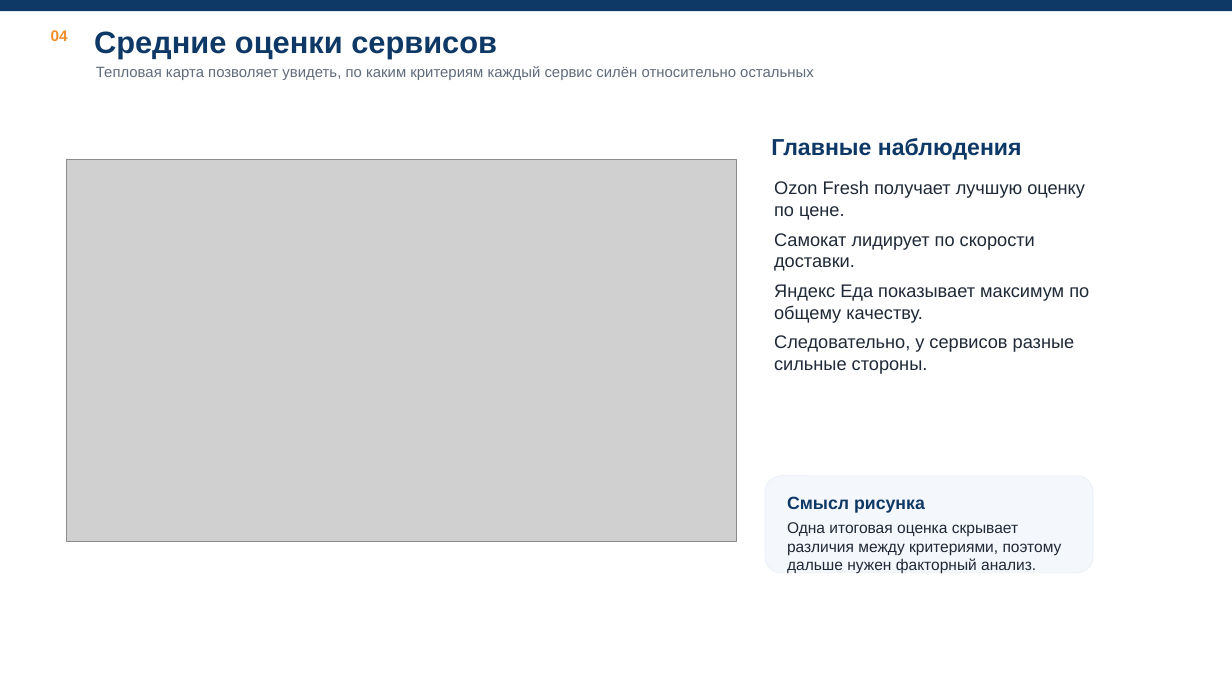
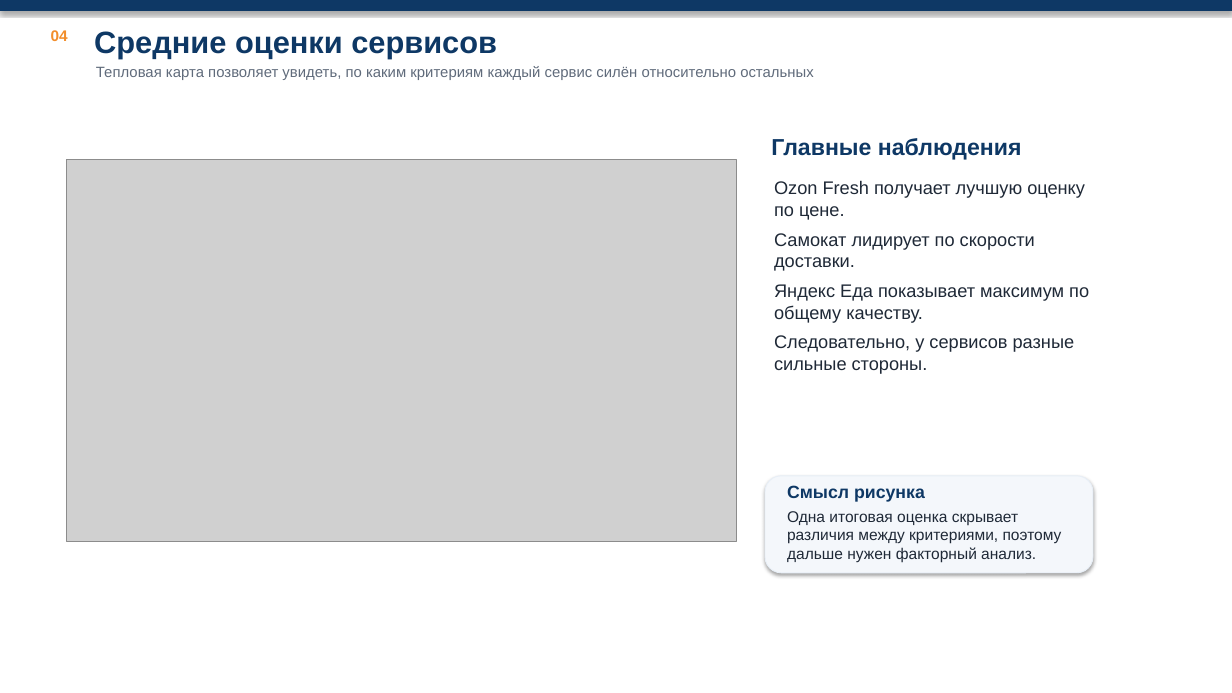
Before and after one commit to Echways/SPoI, a slide deck: slide 4 of lab-3/presentation/Presentation.pptx. Drawn at 1232x693 pixels with LibreOffice and Linux fonts; fonts in the diff are those of the drawing; grey boxes stand for pictures; background and template pictures are left out. Boxes give left, top, right and bottom in pixels: in the first picture for what was removed or moved away, otherwise in the second. Text is boxed around its words. In the diff, an @@ line names an element or a change of style, - is before the commit and + after.

```diff
--- a/lab-3/presentation/Presentation.pptx
+++ b/lab-3/presentation/Presentation.pptx
@@ rectangle at box(0, 0, 1232, 11): shadow on @@
@@ rectangle added at box(0, 0, 1232, 693), fill #FFFFFF @@
@@ rounded rectangle at box(765, 476, 1093, 573): outline #E8EFF7 0.5 pt to #E8EFF7 0.75 pt; shadow on; proportions changed @@
@@ text "Смысл рисунка": place and size @@
-text "Смысл рисунка" at box(787, 496, 1062, 574)
+text "Смысл рисунка" at box(787, 485, 1062, 563)
```
Also in this commit, not shown: 9 other slides changed.
